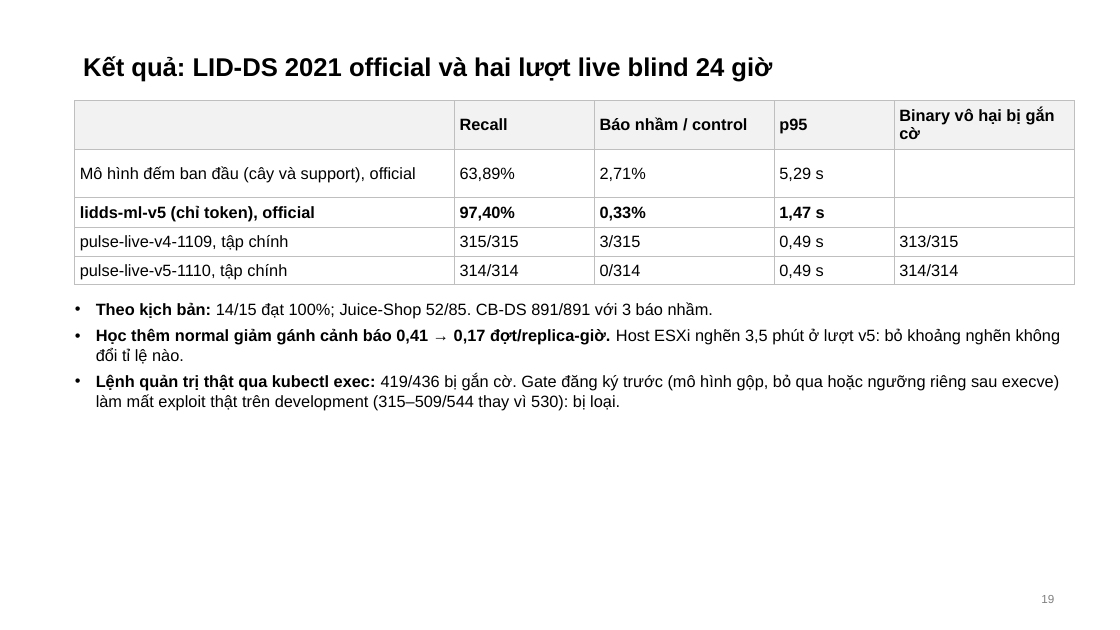
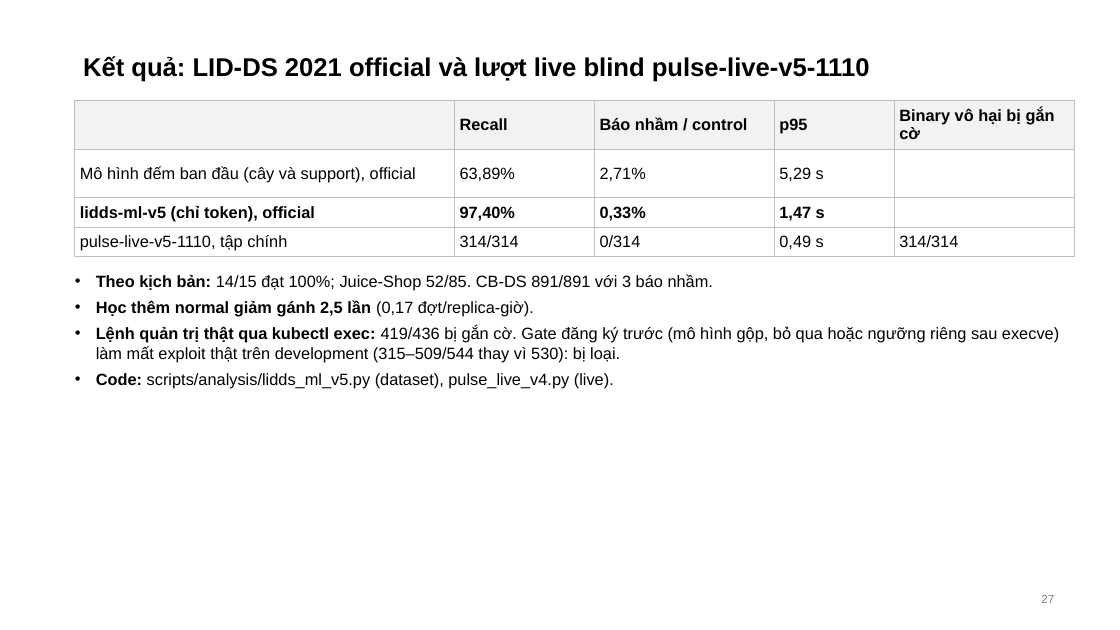
Before and after one commit to tndat-dev/eBPF-project, a slide deck: slide 27 of docs/Slide-runtime_security(13_11).pptx (slide 19 before the commit). Drawn at 1120x630 pixels with LibreOffice and Linux fonts; fonts in the diff are those of the drawing. Boxes give left, top, right and bottom in pixels: in the first picture for what was removed or moved away, otherwise in the second. Text is boxed around its words. In the diff, an @@ line names an element or a change of style, - is before the commit and + after.

Commit message:
ml-final-study-v1 A-D receipts (live recall holds without launch grams; operator activity, empirical threshold and the rate signal miss their registered criteria; lidds-ml-v5 stays) and probe load; meeting 13/11 report edited on the owner's version (owner edits kept): architecture and probe figures, probe attach points with code, select1f/probe1f, events and 4-grams, code of each part, section 8.5; deck 31 slides; builders in docs/meetings/2026-11-13

```diff
--- a/docs/Slide-runtime_security(13_11).pptx
+++ b/docs/Slide-runtime_security(13_11).pptx
@@ title at (x1=83, y1=56, x2=870, y2=82): text changed @@
-Kết quả: LID-DS 2021 official và hai lượt live blind 24 giờ
+Kết quả: LID-DS 2021 official và lượt live blind pulse-live-v5-1110
@@ table at (x1=75, y1=101, x2=1075, y2=255) @@
-row 4: pulse-live-v4-1109, tập chính | 315/315 | 3/315 | 0,49 s | 313/315
@@ text "Theo kịch bản: 14/15 đạt ..." moved from (x1=96, y1=302, x2=1061, y2=410) to (x1=96, y1=274, x2=1059, y2=389) @@
@@ text at (x1=96, y1=300, x2=534, y2=317): text changed; bold on @@
-• Học thêm normal giảm gánh cảnh báo 0,41 → 0,17 đợt/replica-giờ. Host ESXi nghẽn 3,5 phút ở lượt v5: bỏ khoảng nghẽn không đổi tỉ lệ nào.
+• Học thêm normal giảm gánh 2,5 lần (0,17 đợt/replica-giờ).
@@ text at (x1=96, y1=373, x2=614, y2=389): paragraph added @@
+• Code: scripts/analysis/lidds_ml_v5.py (dataset), pulse_live_v4.py (live).
@@ page number at (x1=1041, y1=595, x2=1054, y2=603): text changed @@
-19
+27
```
Also in this commit, not shown: 15 other slides changed, 8 slides added, 18 other files.
